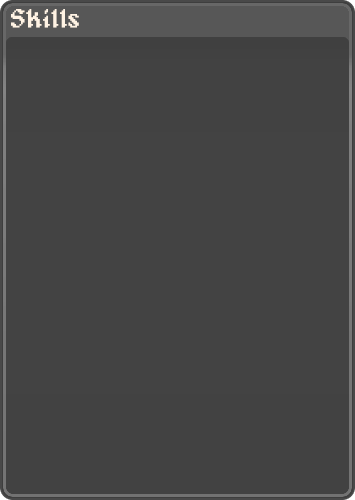
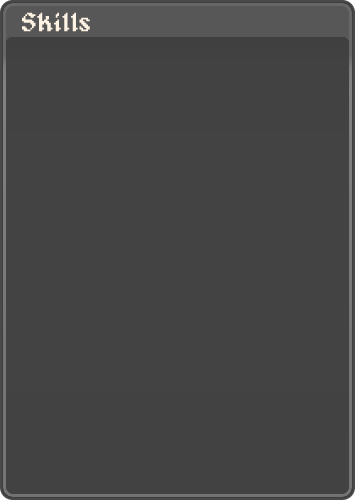
Two versions of the same layered image (355×500). Layer-by-layer changes:
added group "Skill Card" with 3 layers over [11, 9, 90, 32]
added layer "Skills copiar" in group "Skill Card" over [22, 12, 90, 32]
hid "Skills", moved it into group "Skill Card", painted on it over [11, 9, 90, 30]
moved "Camada 2" into group "Skill Card" over [11, 9, 90, 32]
